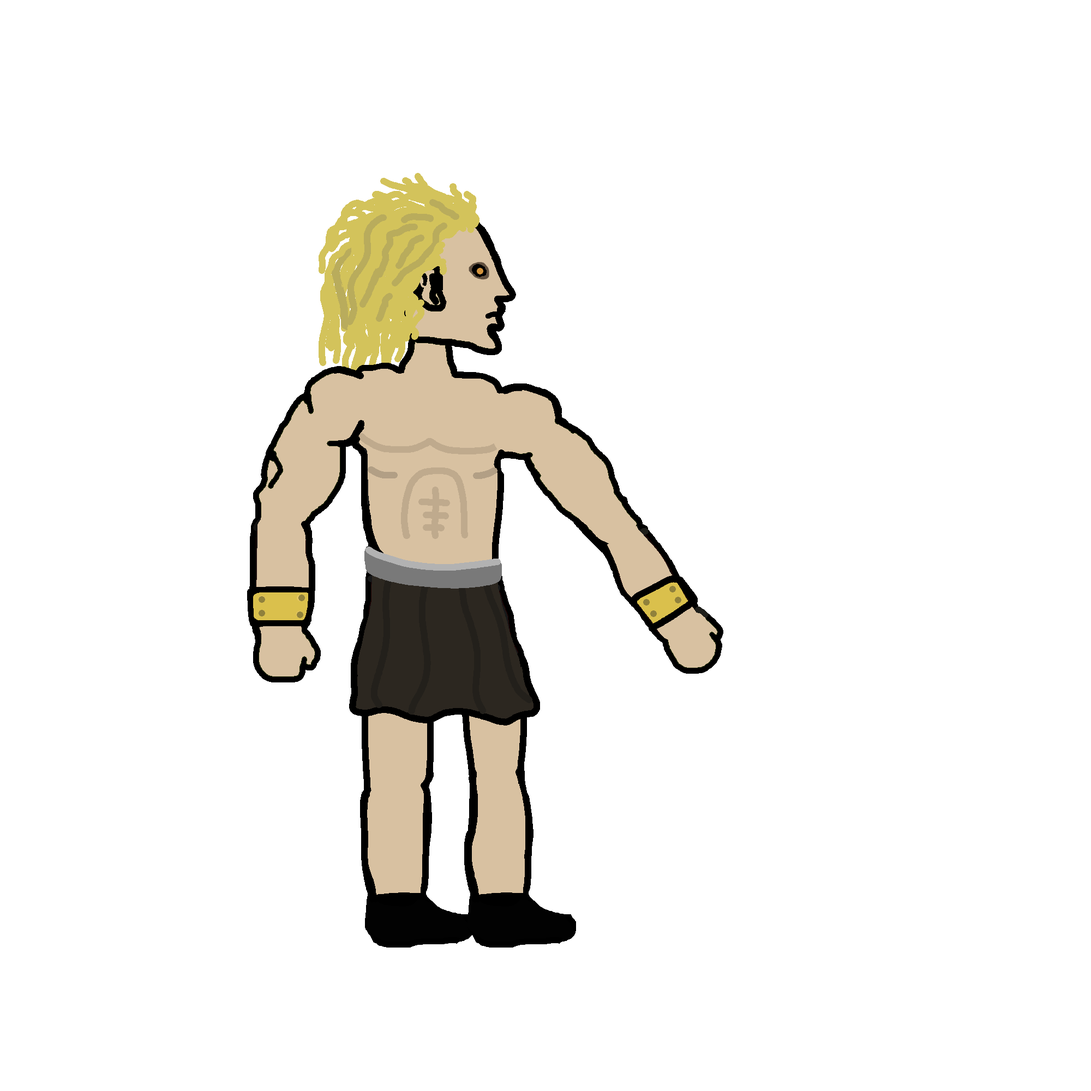
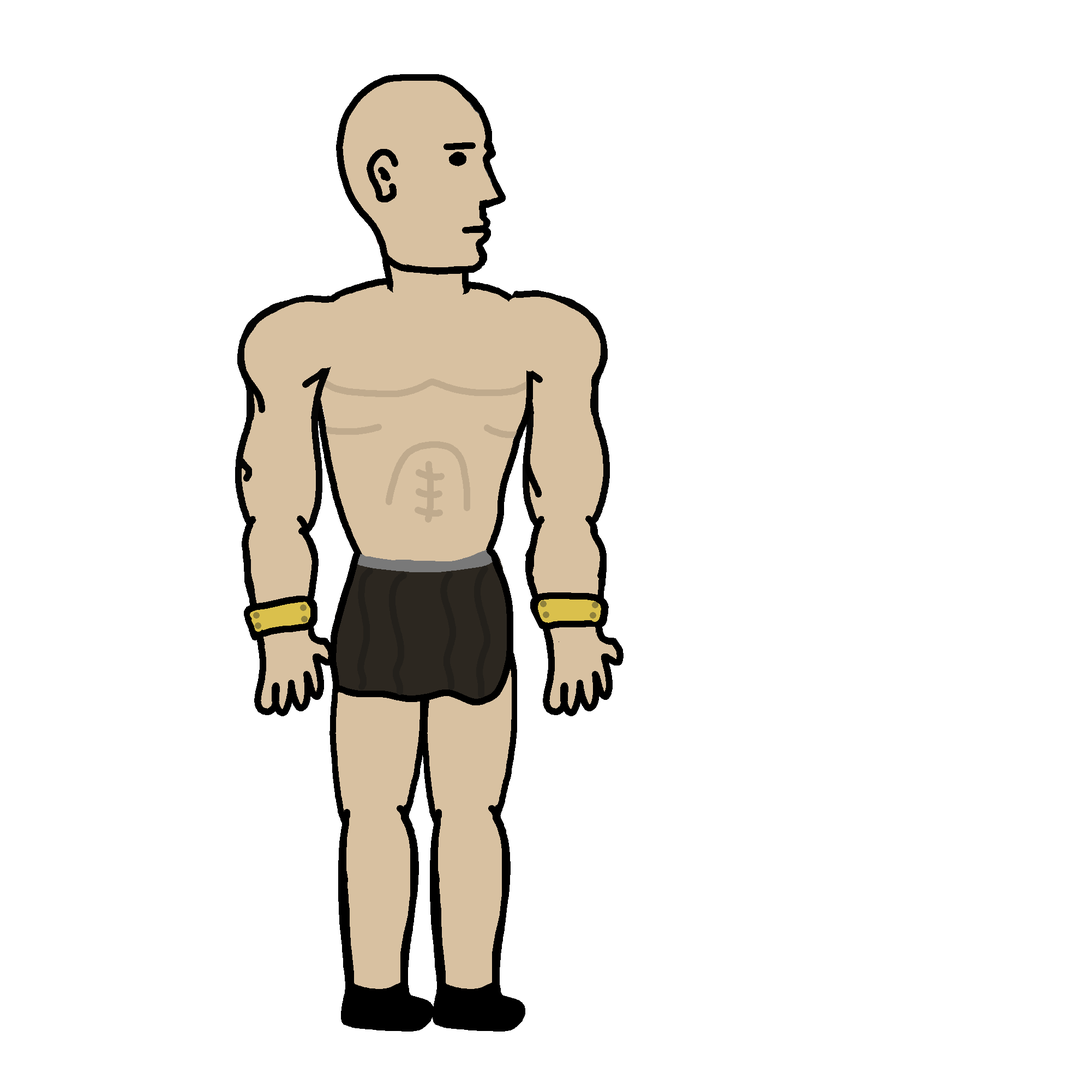
Revision of a layered w=1091, h=1091 image; what changed, layer by layer:
moved "Head" above "right_forearm", painted on it over [left=318, top=74, right=517, bottom=391]
moved "right_forearm" above "right_arm", painted on it over [left=241, top=512, right=336, bottom=717]
moved "right_arm" above "belt", painted on it over [left=235, top=295, right=369, bottom=536]
painted on "belt" over [left=329, top=546, right=541, bottom=726]
painted on "right_lowerleg" over [left=338, top=782, right=474, bottom=1033]
painted on "right_upperleg" over [left=329, top=606, right=434, bottom=842]
moved "left_lowerleg" above "left_upperleg", painted on it over [left=430, top=768, right=577, bottom=1033]
moved "left_upperleg" above "chest", painted on it over [left=421, top=606, right=528, bottom=842]
moved "chest" above "left_forearm", painted on it over [left=311, top=276, right=534, bottom=580]
painted on "left_forearm" over [left=525, top=512, right=724, bottom=717]
painted on "left_arm" over [left=489, top=290, right=643, bottom=554]
